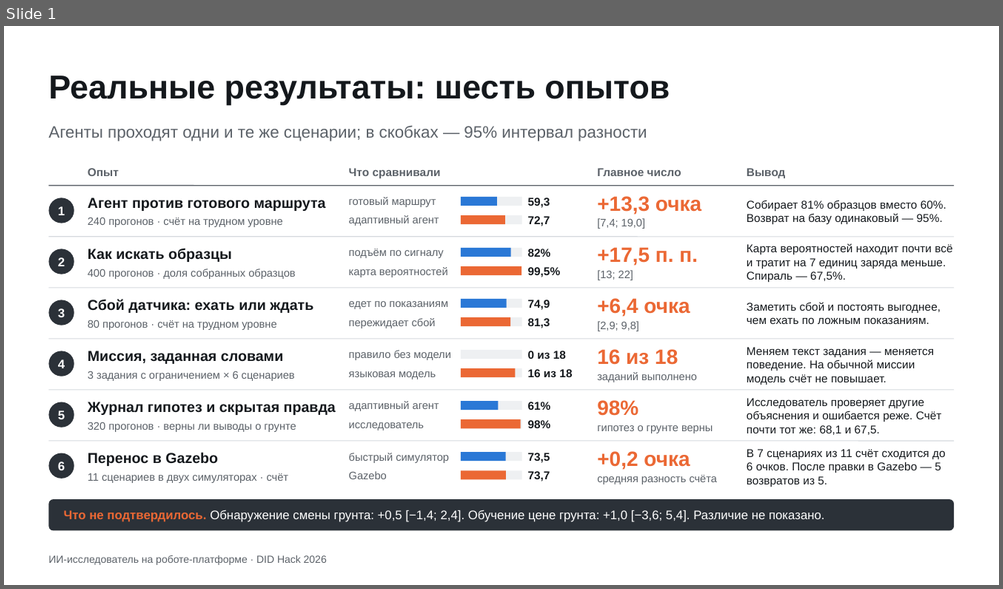
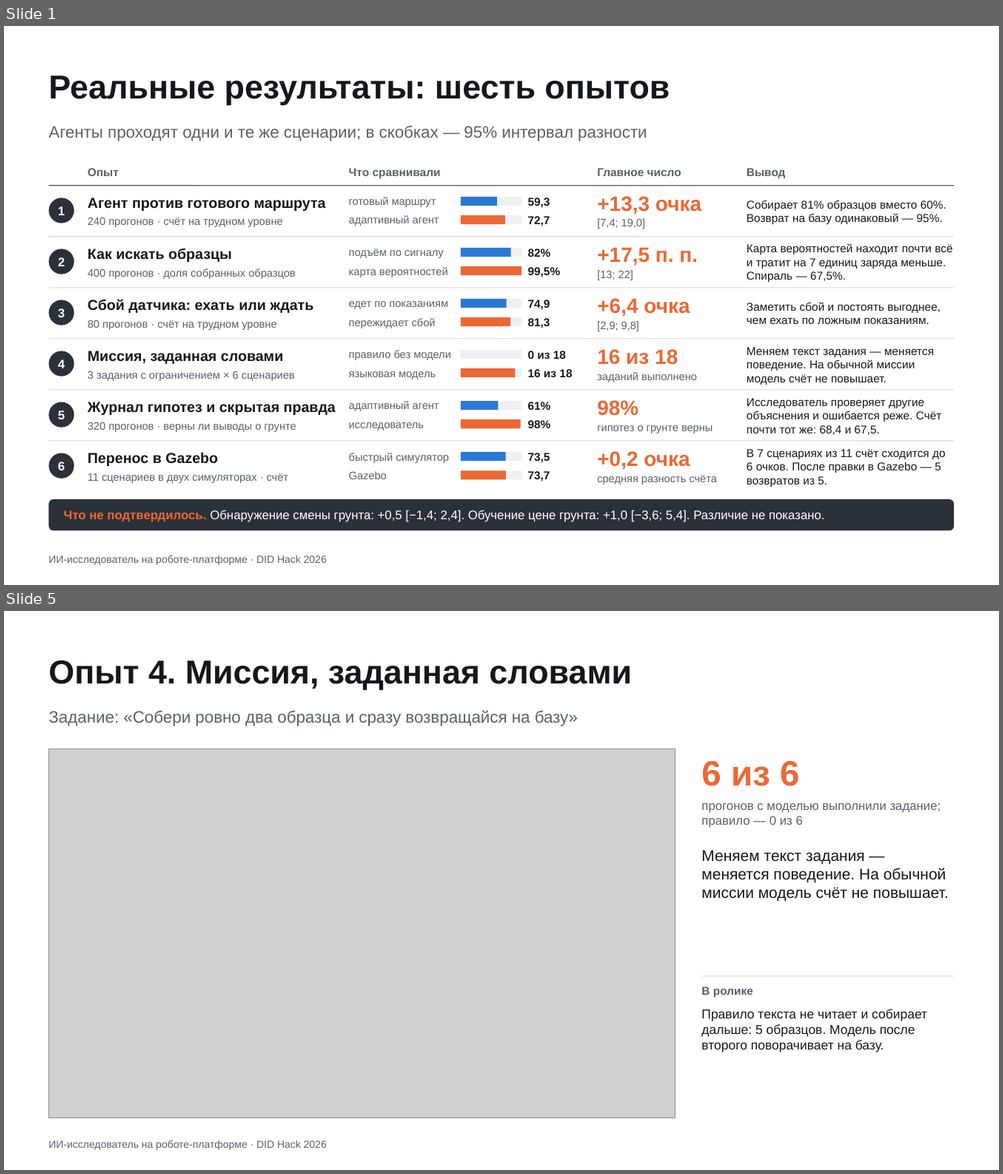
Before and after one commit to Mput13/did-hack, a slide deck: presentation/results_slide.pptx. Shown one above the other, each under a label of ours: slide 1 before the commit, slides 1 and 5 after it; the slides between them are not shown. The pictures are 1003x589 and 1003x1174 pixels, drawn with LibreOffice and Linux fonts; fonts in the diff are those of the drawing; grey boxes stand for pictures. Boxes give left, top, right and bottom in pixels: in the first picture for what was removed or moved away, otherwise in the second. Text is boxed around its words. In the diff, an @@ line names an element or a change of style, - is before the commit and + after.

```diff
--- a/presentation/results_slide.pptx
+++ b/presentation/results_slide.pptx
@@ slide 5 added at [4,611,999,1170], background #FFFFFF; not listed: 1 template element that a slide beside it also shows @@
@@ title added at [48,660,632,690], 32 pt, text #14181C, bold @@
+Опыт 4. Миссия, заданная словами
@@ text added at [48,710,578,726], 16 pt, text #5B6168 @@
+Задание: «Собери ровно два образца и сразу возвращайся на базу»
@@ picture added at [48,749,674,1119] @@
@@ text added at [701,761,799,786], 34 pt, text #EB6834, bold @@
+6 из 6
@@ text added at [701,803,941,828], 12 pt, text #5B6168 @@
+прогонов с моделью выполнили задание; правило — 0 из 6
@@ text added at [701,850,948,902], 15 pt, text #14181C @@
+Меняем текст задания — меняется поведение. На обычной миссии модель счёт не повышает.
@@ text added at [701,987,753,997], 11 pt, text #5B6168, bold @@
+В ролике
@@ line added from (702, 977) to (954, 977), #D5D9DE 0.75 pt @@
@@ text added at [701,1009,927,1053], 12.5 pt, text #14181C @@
+Правило текста не читает и собирает дальше: 5 образцов. Модель после второго поворачивает на базу.
@@ slide 1 changed as well @@
@@ text at [746,398,942,435]: text changed @@
-Исследователь проверяет другие объяснения и ошибается реже. Счёт почти тот же: 68,1 и 67,5.
+Исследователь проверяет другие объяснения и ошибается реже. Счёт почти тот же: 68,4 и 67,5.
```
Also in this commit, not shown: 7 other slides added, 16 other files.
